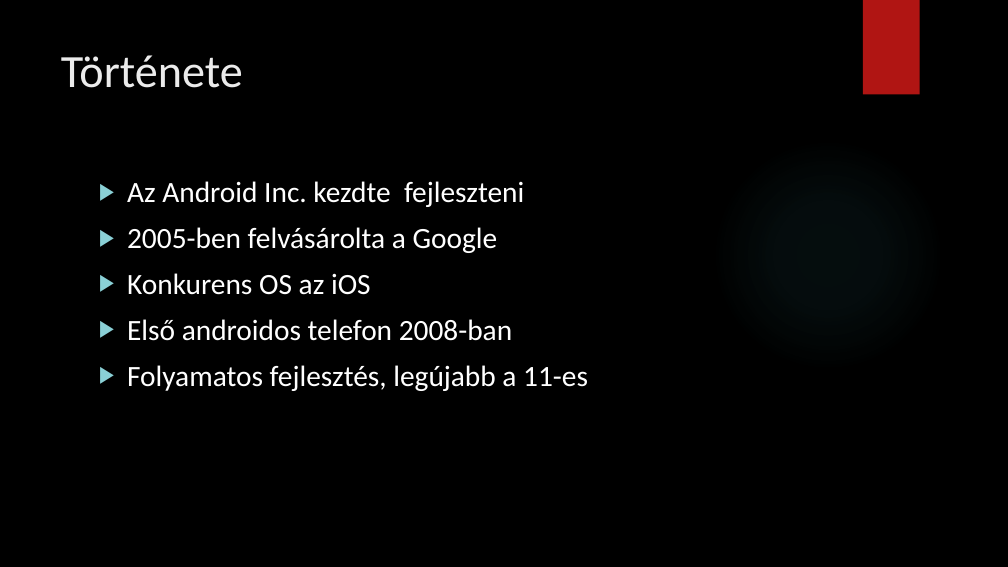
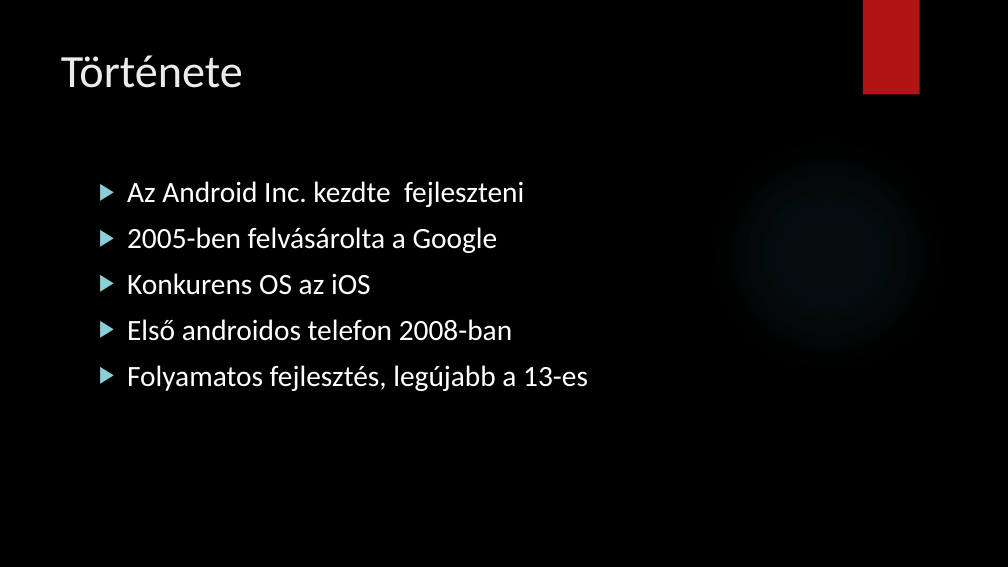
Before and after one commit to Csongoranevem/Csongor-rep-, a slide deck: slide 3 of Az Android.pptx. Drawn at 1008x567 pixels with LibreOffice and Linux fonts; fonts in the diff are those of the drawing; background and template pictures are left out. Boxes give left, top, right and bottom in pixels: in the first picture for what was removed or moved away, otherwise in the second. Text is boxed around its words. In the diff, an @@ line names an element or a change of style, - is before the commit and + after.

```diff
--- a/Az Android.pptx
+++ b/Az Android.pptx
@@ text at <box>127,365,588,391</box>: text changed @@
-▶ Folyamatos fejlesztés, legújabb a 11-es
+▶ Folyamatos fejlesztés, legújabb a 13-es
```
Also in this commit, not shown: 1 other slide changed, 1 slide added, 2 other files.
